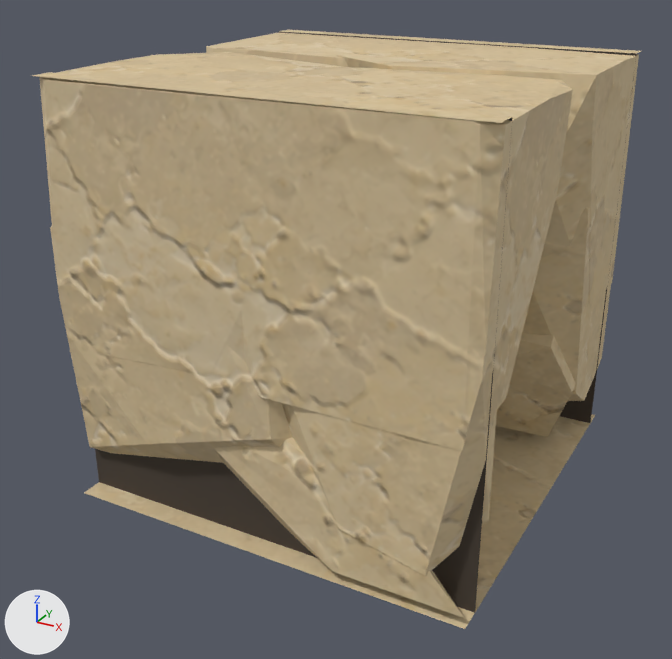
Renders of the glTF model assets/custom/models/ground_modules/ground_square_strip_07.glb from each side of a commit.
Both versions are drawn from a camera (50 mm lens) standing at (1.478, -1.401, 1.288) and looking at (0.474, 0.424, 0.376). The lights are fixed; the arrows at lower left show +X, +Y and +Z. The older version comes first.

Script lines for the objects in view, before the commit:
```python
mat_groundmodulerecess = principled_material('GroundModuleRecess')
mat_groundmodulerecess.base_color = (0.06, 0.045, 0.032)  # brown #453c32
mat_groundmodulerecess.roughness = 0.95
me_groundsquarestrip07_bodyreliefmesh = bpy.data.meshes.new('GroundSquareStrip07_BodyReliefMesh')
me_groundsquarestrip07_bodyreliefmesh.from_pydata(...)  # 264 vertices, 450 faces; spans x 0.0..1.0, y 0.0..1.0, z 0.0..1.0
# faces by material slot: [10, 10, 410, 20]
me_groundsquarestrip07_bodyreliefmesh.materials.append(mat_sandstone_plate_1_006)
me_groundsquarestrip07_bodyreliefmesh.materials.append(mat_sandstone_plate_9_006)
me_groundsquarestrip07_bodyreliefmesh.materials.append(mat_sandstone_plate_15_002)
me_groundsquarestrip07_bodyreliefmesh.materials.append(mat_groundmodulerecess)  # brown #453c32
ob_groundsquarestrip07_body = bpy.data.objects.new('GroundSquareStrip07_Body', me_groundsquarestrip07_bodyreliefmesh)
ob_groundsquarestrip07_body.location = (0.0, 0.0, 0.0)
```
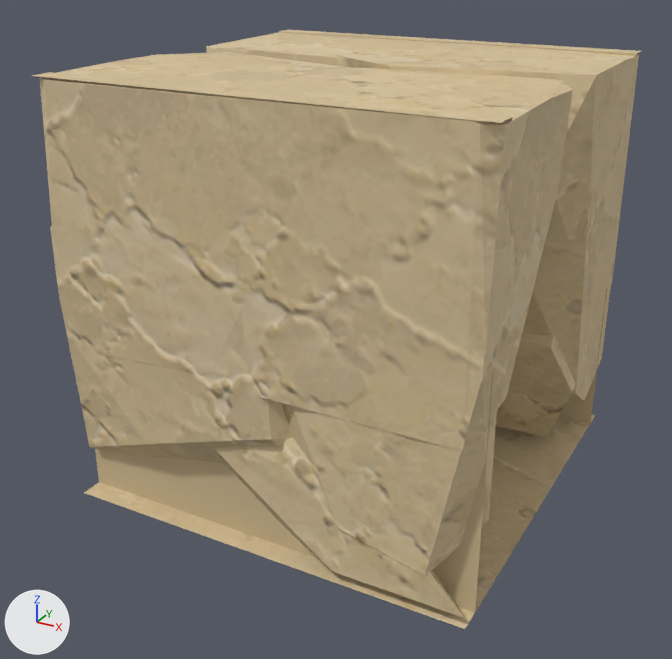
Scene script edits in JSON lines:
```json
{"op": "set", "path": "mat_groundmodulerecess.base_color", "old": "(0.06, 0.045, 0.032)", "new": "(0.61, 0.48, 0.28)", "note": "brown #453c32 -> beige #cdb890"}
```

Changed parts and their boxes (x1, y1, x2, y2) in the pictures (672 x 659 px):
```json
{"object": "GroundSquareStrip07_Body", "change": "recoloured", "before": [92, 30, 639, 616], "after": [92, 30, 639, 616]}
```
